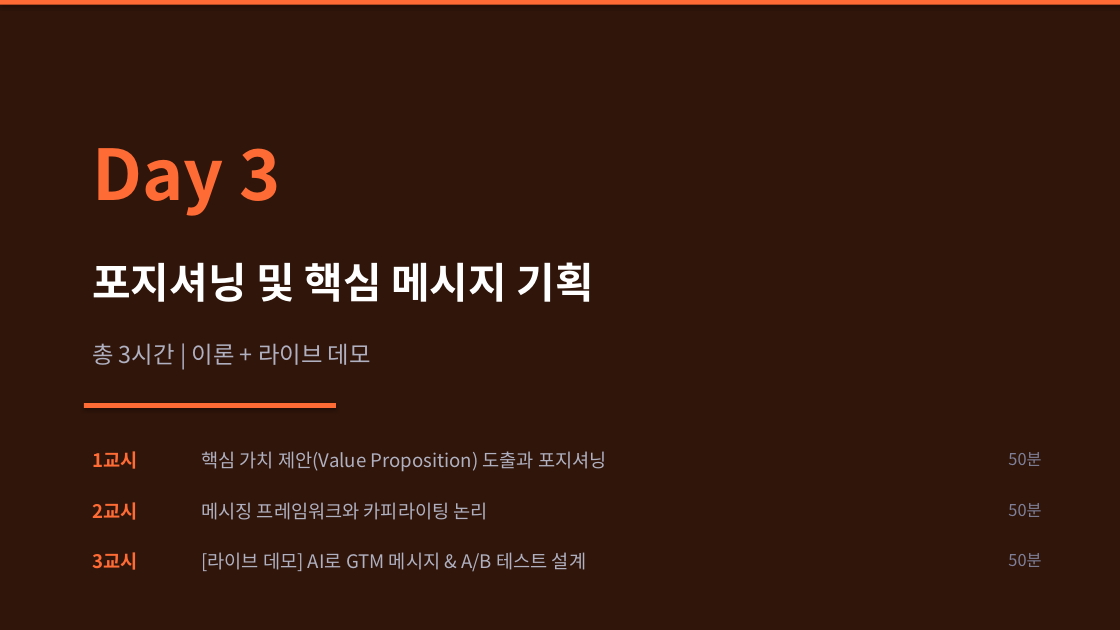
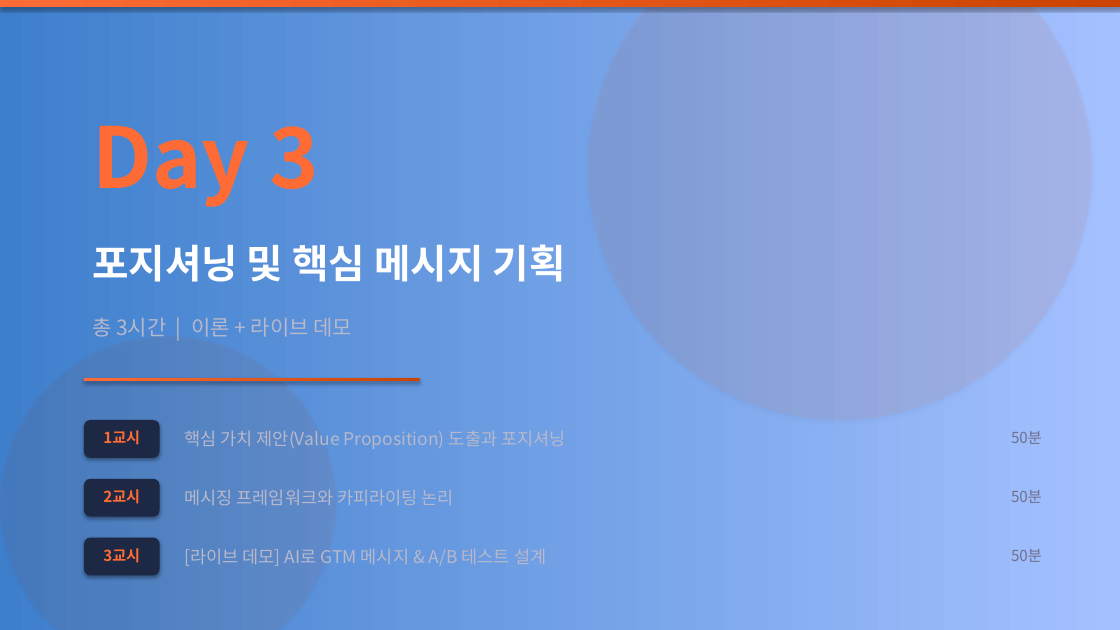
Before and after one commit to SEKYUOH-PLATTER/platter-worklab, a slide deck: slide 14 of docs/gtm-curriculum-slides.pptx. Drawn at 1120x630 pixels with LibreOffice and Linux fonts; fonts in the diff are those of the drawing. Boxes give left, top, right and bottom in pixels: in the first picture for what was removed or moved away, otherwise in the second. Text is boxed around its words. In the diff, an @@ line names an element or a change of style, - is before the commit and + after.

```diff
--- a/docs/gtm-curriculum-slides.pptx
+++ b/docs/gtm-curriculum-slides.pptx
@@ background #2F150A to gradient #3F80CE to #A4C4FF @@
@@ rectangle at [0, 0, 1120, 7]: fill #FF6B35 to gradient #FF6B35 to #CC4400 @@
@@ ellipse added at [588, 0, 1092, 420], fill #FF6B35 at 8% opacity @@
@@ text "Day 3": place and size @@
-text "Day 3" at [92, 148, 281, 216]
+text "Day 3" at [92, 125, 319, 207]
@@ text "Day 3" at [92, 125, 319, 207]: size 60 to 72 pt @@
@@ text "포지셔닝 및 핵심 메시지 기획": place and size @@
-text "포지셔닝 및 핵심 메시지 기획" at [92, 262, 594, 302]
+text "포지셔닝 및 핵심 메시지 기획" at [92, 244, 566, 282]
@@ text "포지셔닝 및 핵심 메시지 기획" at [92, 244, 566, 282]: size 36 to 34 pt @@
@@ text "총 3시간 | 이론 + ...": place and size @@
-text "총 3시간 | 이론 + ..." at [92, 343, 371, 365]
+text "총 3시간 | 이론 + ..." at [92, 317, 352, 337]
@@ text "총 3시간 | 이론 + ..." at [92, 317, 352, 337]: size 20 to 18 pt, text colour #B0B0C0 to #B8B8CC @@
@@ ellipse added at [0, 336, 336, 630], fill #CC4400 at 6% opacity @@
@@ rectangle at [84, 378, 420, 381]: fill #FF6B35 to gradient #FF6B35 to #CC4400 @@
@@ rectangle: place and size @@
-rectangle at [84, 403, 336, 408]
+rectangle at [84, 378, 420, 381]
@@ size 16 to 13 pt; alignment left to centre in 3 elements at [103, 548, 140, 563], [103, 489, 140, 504], [103, 430, 140, 445] @@
@@ text "1교시": place and size @@
-text "1교시" at [92, 451, 137, 469]
+text "1교시" at [103, 430, 140, 445]
@@ rounded rectangle added at [84, 420, 160, 458], fill #1C2844 @@
@@ size 16 to 15 pt, text colour #B0B0C0 to #B8B8CC in 3 elements at [185, 548, 510, 566], [185, 489, 454, 505], [185, 430, 565, 449] @@
@@ text "핵심 가치 제안(Value Proposition) 도출과 ...": place and size @@
-text "핵심 가치 제안(Value Proposition) 도출과 ..." at [201, 451, 607, 472]
+text "핵심 가치 제안(Value Proposition) 도출과 ..." at [185, 430, 565, 449]
@@ text "50분": place and size @@
-text "50분" at [1008, 503, 1041, 517]
+text "50분" at [1011, 431, 1042, 444]
@@ rounded rectangle added at [84, 479, 160, 517], fill #1C2844 @@
@@ text "2교시": place and size @@
-text "2교시" at [92, 502, 137, 520]
+text "2교시" at [103, 489, 140, 504]
@@ text "메시징 프레임워크와 카피라이팅 논리": place and size @@
-text "메시징 프레임워크와 카피라이팅 논리" at [201, 502, 488, 520]
+text "메시징 프레임워크와 카피라이팅 논리" at [185, 489, 454, 505]
@@ size 14 to 13 pt, text colour #808099 to #70708C in 3 elements at [1011, 431, 1042, 444], [1011, 549, 1042, 562], [1011, 490, 1042, 503] @@
@@ text "50분": place and size @@
-text "50분" at [1008, 452, 1041, 466]
+text "50분" at [1011, 490, 1042, 503]
@@ rounded rectangle added at [84, 538, 160, 576], fill #1C2844 @@
@@ text "[라이브 데모] AI로 GTM 메시지 ...": place and size @@
-text "[라이브 데모] AI로 GTM 메시지 ..." at [201, 552, 586, 572]
+text "[라이브 데모] AI로 GTM 메시지 ..." at [185, 548, 510, 566]
```
Also in this commit, not shown: 24 other slides changed, 1 slide removed.
